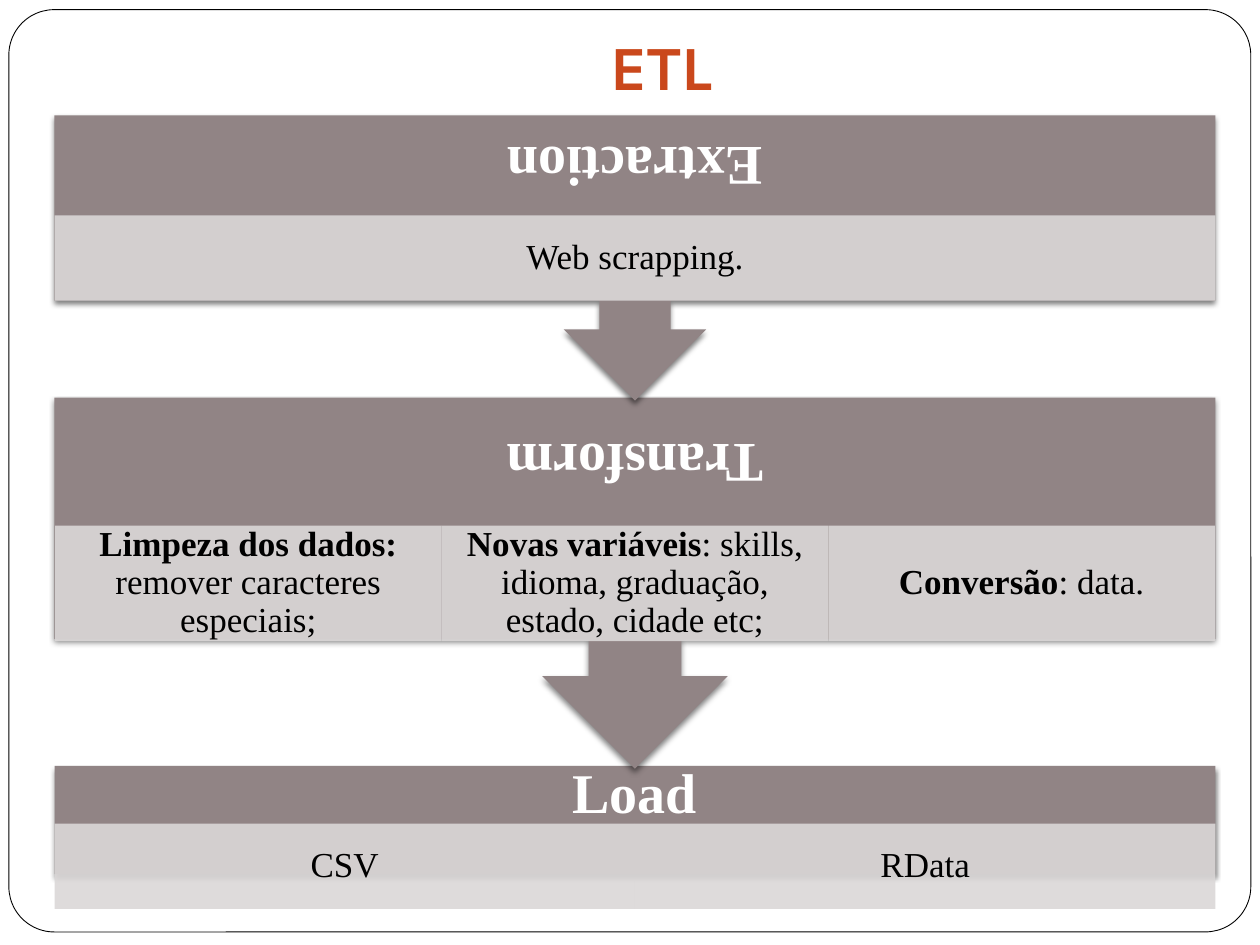
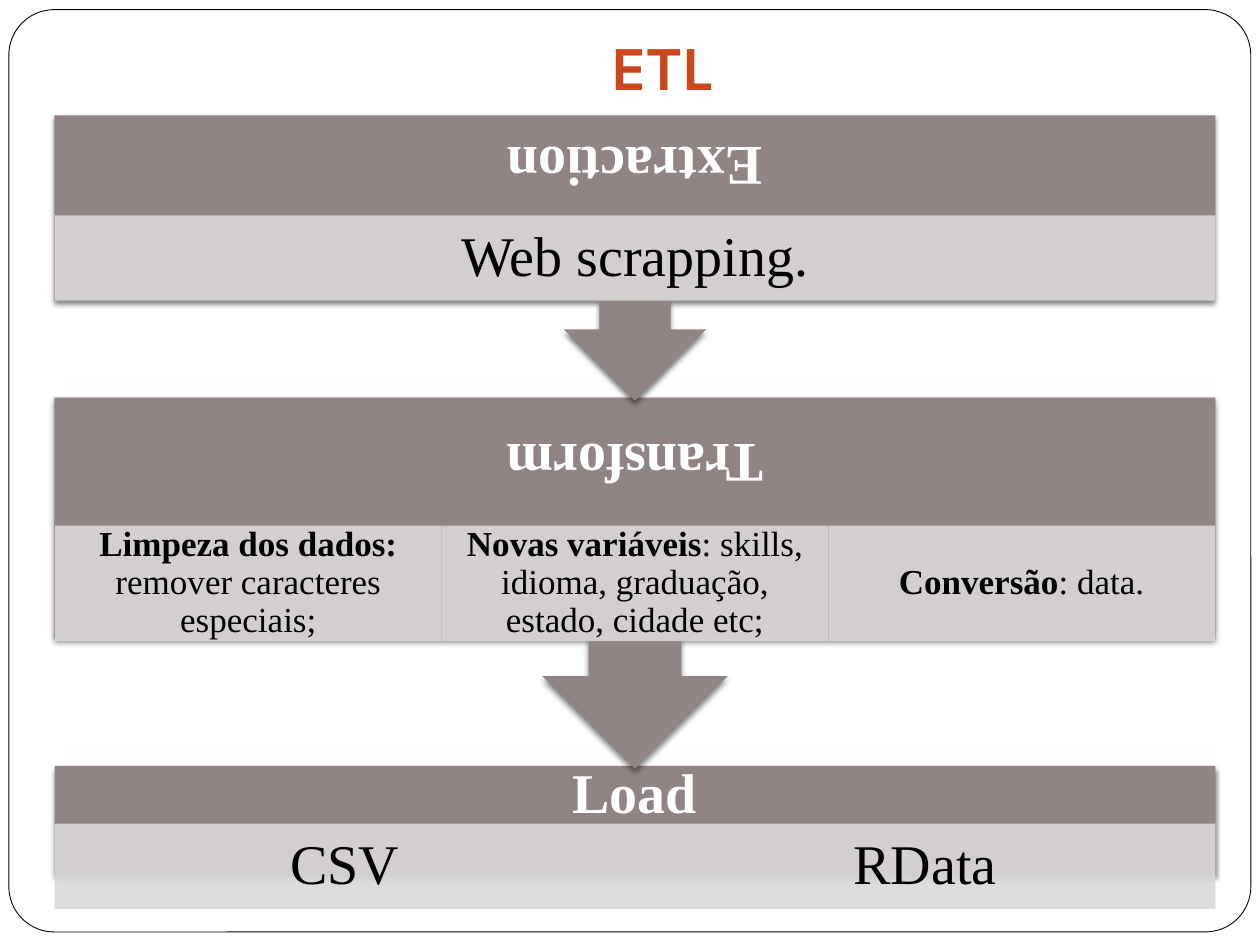
Before and after one commit to gabriellimagomes15/dsa, a slide deck: slide 17 of Apresentacao.pptx. Drawn at 1260x945 pixels with LibreOffice and Linux fonts; fonts in the diff are those of the drawing. Boxes give left, top, right and bottom in pixels: in the first picture for what was removed or moved away, otherwise in the second. Text is boxed around its words. In the diff, an @@ line names an element or a change of style, - is before the commit and + after.

```diff
--- a/Apresentacao.pptx
+++ b/Apresentacao.pptx
@@ size 20 to 32 pt; more space between paragraphs in 3 elements at [290,847,399,885], [854,847,997,885], [461,237,809,286] @@
```
Also in this commit, not shown: 2 other slides changed.
